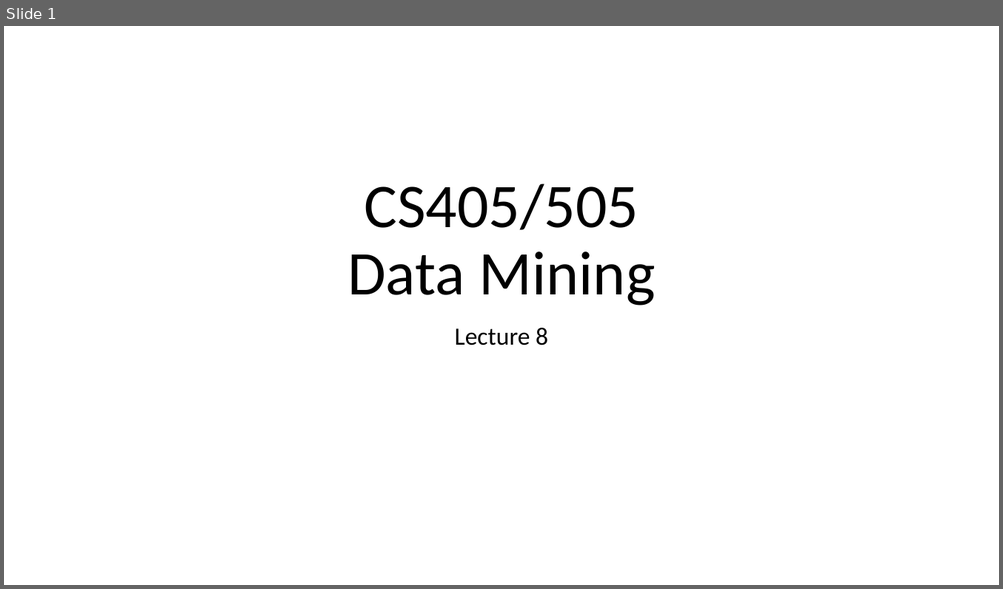
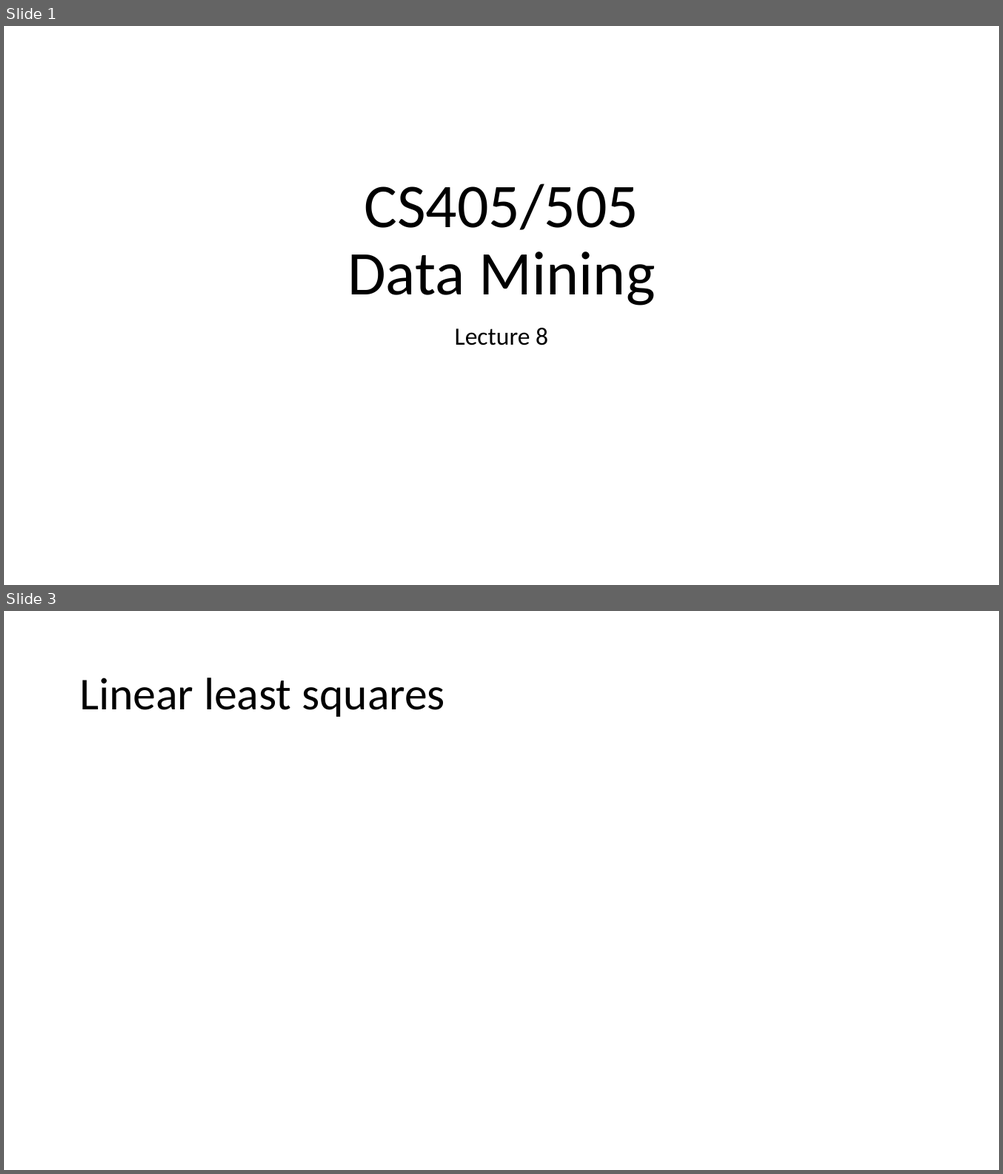
Before and after one commit to russellu/cs405, a slide deck: Lecture_08.pptx. Shown one above the other, each under a label of ours: slide 1 before the commit, slides 1 and 3 after it; the slides between them are not shown. The pictures are 1003x589 and 1003x1174 pixels, drawn with LibreOffice and Linux fonts; fonts in the diff are those of the drawing; grey boxes stand for pictures. Boxes give left, top, right and bottom in pixels: in the first picture for what was removed or moved away, otherwise in the second. Text is boxed around its words. In the diff, an @@ line names an element or a change of style, - is before the commit and + after.

```diff
--- a/Lecture_08.pptx
+++ b/Lecture_08.pptx
@@ slide 3 added at (x1=4, y1=611, x2=999, y2=1170), background #FFFFFF @@
@@ title added at (x1=79, y1=678, x2=445, y2=717), 44 pt, text #000000 @@
+Linear least squares
```
Also in this commit, not shown: 1 slide changed, 11 other slides added, 1 slide removed.
